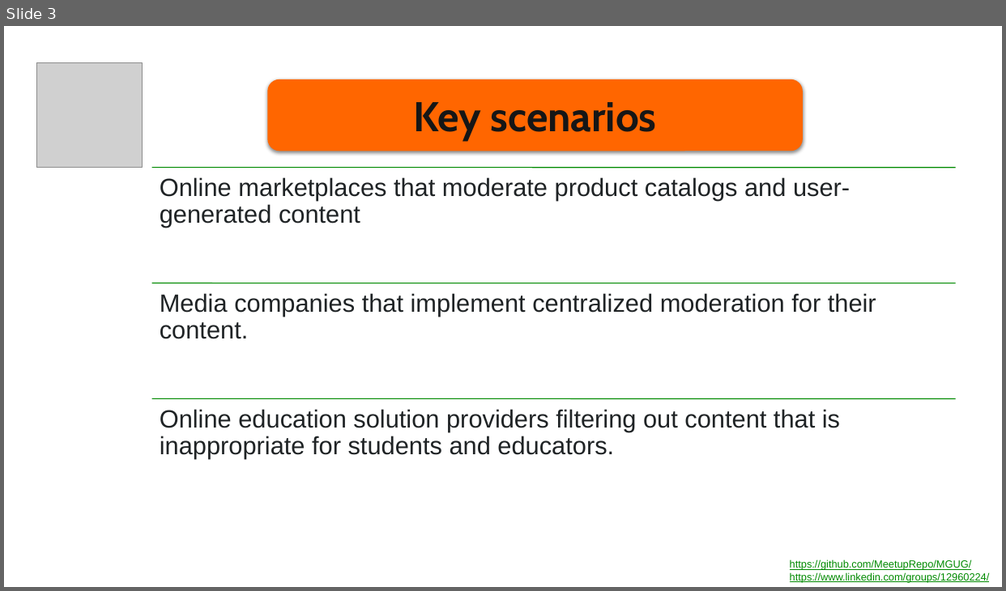
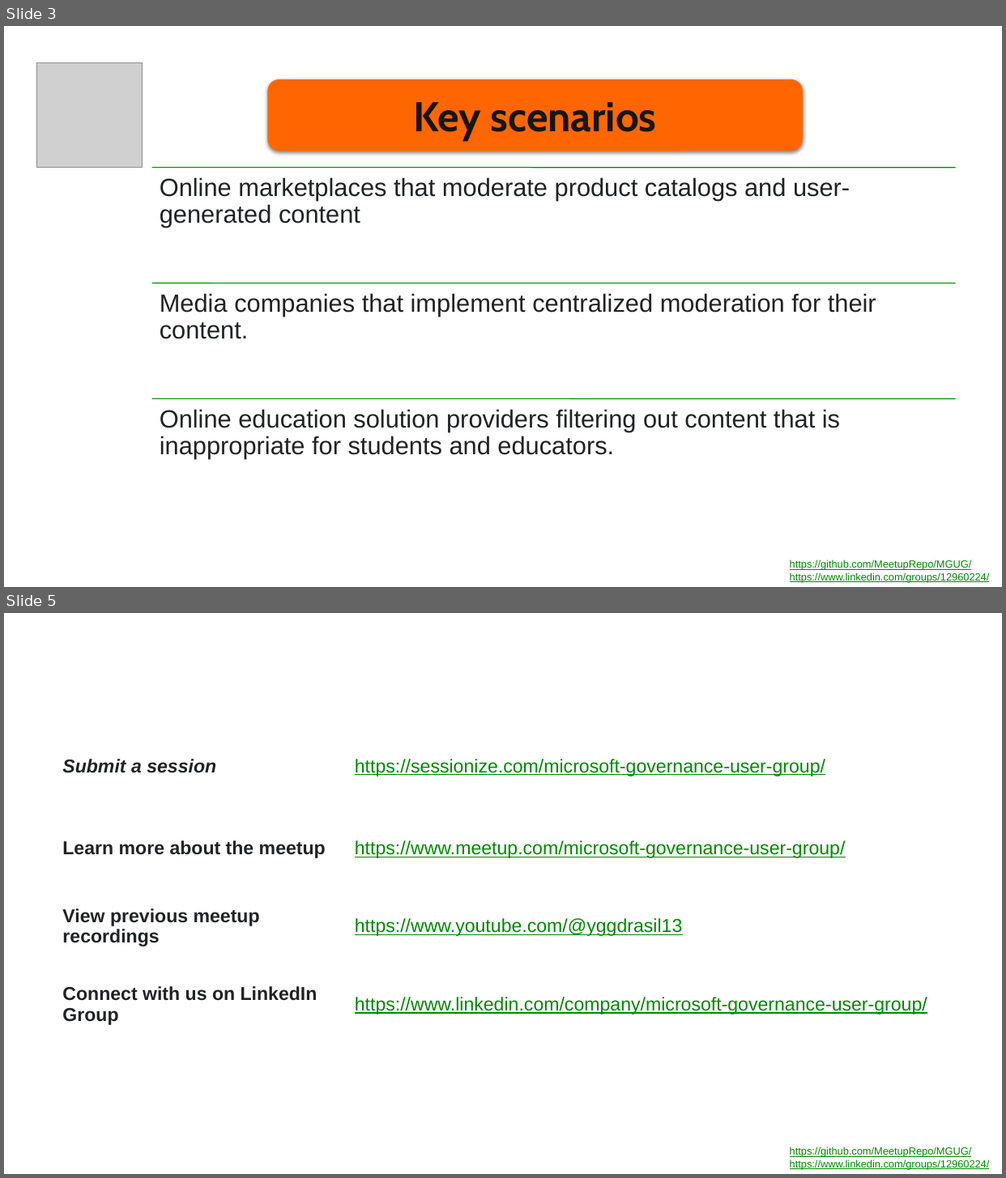
Before and after one commit to MeetupRepo/MGUG, a slide deck: meetup005/MGUG_meetup005.pptx. Shown one above the other, each under a label of ours: slide 3 before the commit, slides 3 and 5 after it; the slides between them are not shown. The pictures are 1006x591 and 1006x1178 pixels, drawn with LibreOffice and Linux fonts; fonts in the diff are those of the drawing; grey boxes stand for pictures; background and template pictures are left out. Boxes give left, top, right and bottom in pixels: in the first picture for what was removed or moved away, otherwise in the second. Text is boxed around its words. In the diff, an @@ line names an element or a change of style, - is before the commit and + after.

```diff
--- a/meetup005/MGUG_meetup005.pptx
+++ b/meetup005/MGUG_meetup005.pptx
@@ slide 5 added at [4,613,1002,1174], background picture (left out); not listed: 1 template element that a slide beside it also shows @@
@@ table added at [53,734,954,1054], 4 rows, 2 columns @@
+Submit a session | https://sessionize.com/microsoft-governance-user-group/
+Learn more about the meetup | https://www.meetup.com/microsoft-governance-user-group/
+View previous meetup recordings | https://www.youtube.com/@yggdrasil13
+Connect with us on LinkedIn Group | https://www.linkedin.com/company/microsoft-governance-user-group/
```
Also in this commit, not shown: 1 slide changed.
